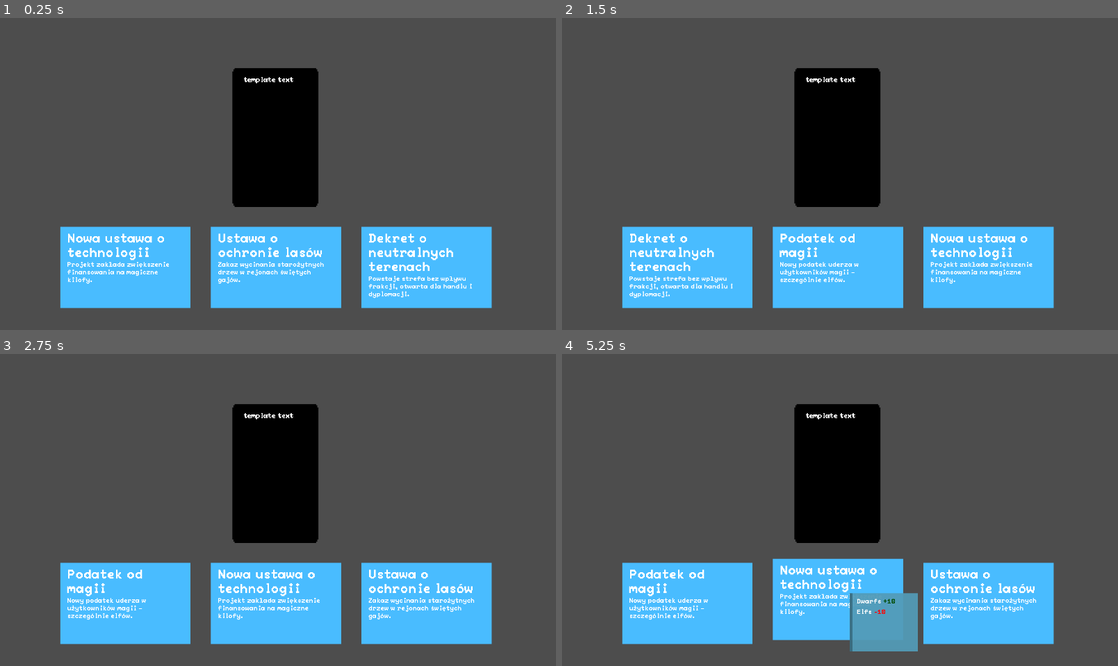
Above: before the commit, frames 1-4 (two rows, left to right).
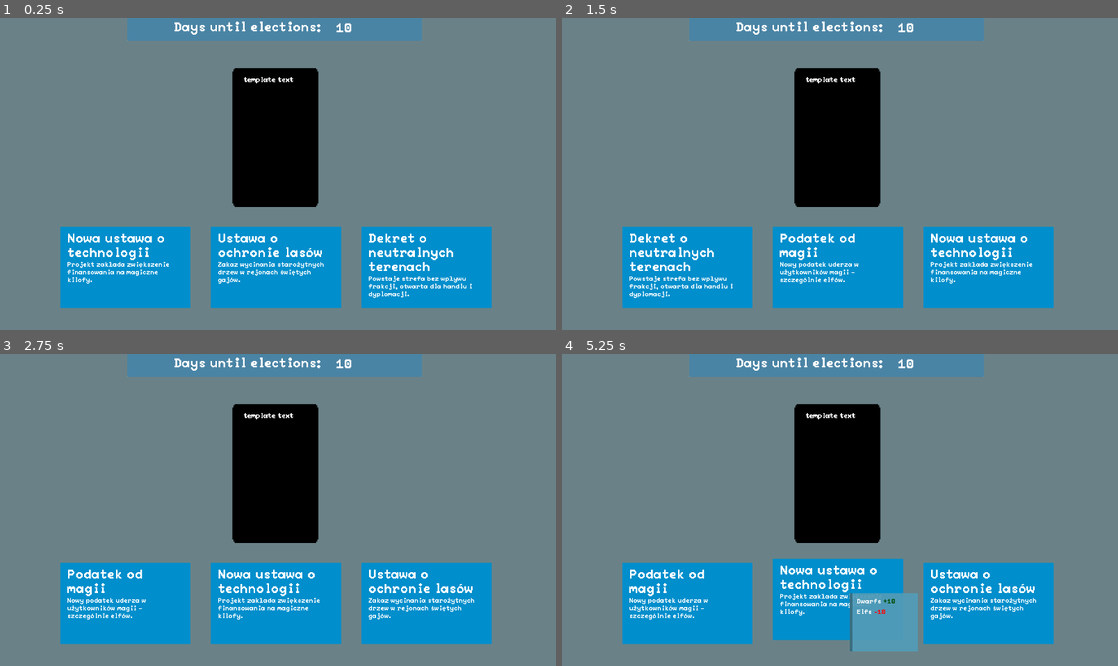
Above: after the commit, the same moments.

Repository: WhatYouFormaggiKindOfPizza/game
Game: Godot game, scene res://scenes/game.tscn
The game is run twice, just before and just after one commit, with the same random seed, the same clock (stepped at 60 frames per second) and the same inputs.
Inputs (mouse positions are in pixels of both pictures, inside the frame that each line leads up to):
- Up to frame 1 (0.25 s): no input
- Up to frame 2 (1.5 s): click (689, 267) at 0.52 s; click (689, 267) at 1.27 s
- Up to frame 3 (2.75 s): click (127, 603) at 2.02 s
- Up to frame 4 (5.25 s): tap Enter at 2.75, 4.25 s; move the mouse to (962, 494) at 2.77 s; tap Space at 3.5, 5 s; move the mouse to (728, 525) at 3.52 s; move the mouse to (895, 441) at 4.27 s; move the mouse to (812, 572) at 5.02 s

The runs differ from the first frame. In frame 1, 91% of the frame differs, in the area x 0-100%, y 0-100%; in frame 2, 91%; in frame 3, 91%; in frame 4, 89%.

Commit message:
Add days until scene

Diff:
--- /dev/null
+++ b/scenes/days_until.tscn
@@ -0,0 +1,43 @@
+[gd_scene load_steps=3 format=3 uid="uid://c8o86gfehxt5b"]
+
+[ext_resource type="Script" uid="uid://bl208c3t8voga" path="res://scripts/days_until.gd" id="1_2cmoc"]
+[ext_resource type="PackedScene" uid="uid://bibasatxhl56l" path="res://scenes/pixel_label.tscn" id="1_3qv5o"]
+
+[node name="DaysUntil" type="PanelContainer"]
+anchors_preset = -1
+anchor_right = 0.515
+offset_top = 1.0
+offset_right = 0.509949
+offset_bottom = 62.0
+script = ExtResource("1_2cmoc")
+
+[node name="DaysUntil" type="ColorRect" parent="."]
+layout_mode = 2
+color = Color(0.34901, 0.757147, 1, 0.513726)
+
+[node name="Label" parent="DaysUntil" instance=ExtResource("1_3qv5o")]
+layout_mode = 1
+anchors_preset = -1
+anchor_left = 0.5
+anchor_right = 0.5
+offset_left = -248.0
+offset_top = 16.0
+offset_right = 124.0
+offset_bottom = 48.0
+theme_override_font_sizes/font_size = 32
+text = "Days until elections: "
+font_scale = 4
+
+[node name="Days" parent="DaysUntil" instance=ExtResource("1_3qv5o")]
+layout_mode = 1
+anchors_preset = 5
+anchor_left = 0.5
+anchor_right = 0.5
+offset_left = 150.0
+offset_top = 18.0
+offset_right = 196.0
+offset_bottom = 50.0
+grow_horizontal = 2
+theme_override_font_sizes/font_size = 32
+text = "10"
+font_scale = 4
--- a/scenes/game.tscn
+++ b/scenes/game.tscn
@@ -6,8 +6,14 @@
 [ext_resource type="PackedScene" uid="uid://dondqjjubrg3g" path="res://scenes/king.tscn" id="3_lbhrr"]
 [ext_resource type="PackedScene" uid="uid://b5qlpe8xpnqn" path="res://scenes/post.tscn" id="4_lbhrr"]
 [ext_resource type="PackedScene" uid="uid://cvkh1np46j6hr" path="res://scenes/phone.tscn" id="6_p57ef"]
+[ext_resource type="PackedScene" uid="uid://c8o86gfehxt5b" path="res://scenes/days_until.tscn" id="7_u5sy4"]
 
 [node name="Game" type="Node2D"]
+
+[node name="Background" type="ColorRect" parent="."]
+offset_right = 1367.0
+offset_bottom = 769.0
+color = Color(0.415686, 0.509804, 0.529412, 1)
 
 [node name="GameManager" type="Node" parent="."]
 unique_name_in_owner = true
@@ -68,3 +74,10 @@
 
 [node name="Phone" parent="UI" instance=ExtResource("6_p57ef")]
 position = Vector2(678, 297)
+
+[node name="PanelContainer" parent="." instance=ExtResource("7_u5sy4")]
+offset_left = 313.0
+offset_top = -7.0
+offset_right = 1037.0
+offset_bottom = 56.0
+grow_horizontal = 2
--- a/scenes/post.tscn
+++ b/scenes/post.tscn
@@ -44,7 +44,7 @@
 anchors_preset = -1
 anchor_right = 1.0
 anchor_bottom = 1.0
-color = Color(0.286275, 0.737255, 1, 1)
+color = Color(0, 0.554927, 0.800215, 1)
 
 [node name="VBoxContainer" type="VBoxContainer" parent="Button"]
 layout_mode = 1
--- /dev/null
+++ b/scripts/days_until.gd
@@ -0,0 +1,16 @@
+class_name DaysUntil extends PanelContainer
+
+@onready var days_label: Label = $Days
+
+func set_days(current_day, max_days) -> void:
+    if not days_label:
+        push_error("Days label not found in DaysUntil.")
+        return
+
+    var days_left = max_days - current_day
+    days_label.text = str(days_left) + " days left"
+
+    if days_left <= 0:
+        days_label.add_color_override("font_color", Color(1, 0, 0))  # Red color for zero or negative days
+    else:
+        days_label.add_color_override("font_color", Color(1, 1, 1))  # Default color for positive days
Not shown: 1 places in scenes/game.tscn that only renumber resources
Not shown, added: scripts/days_until.gd.uid
